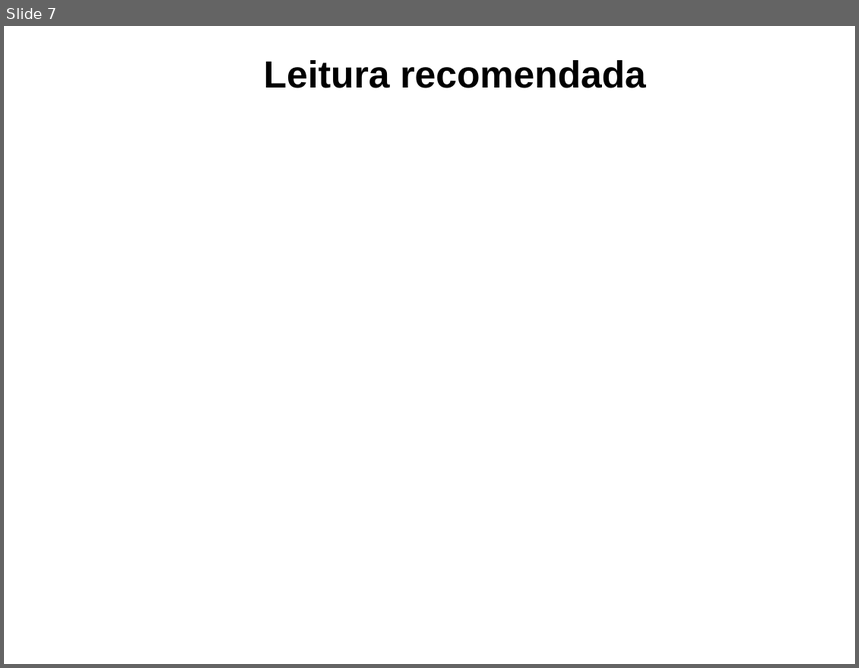
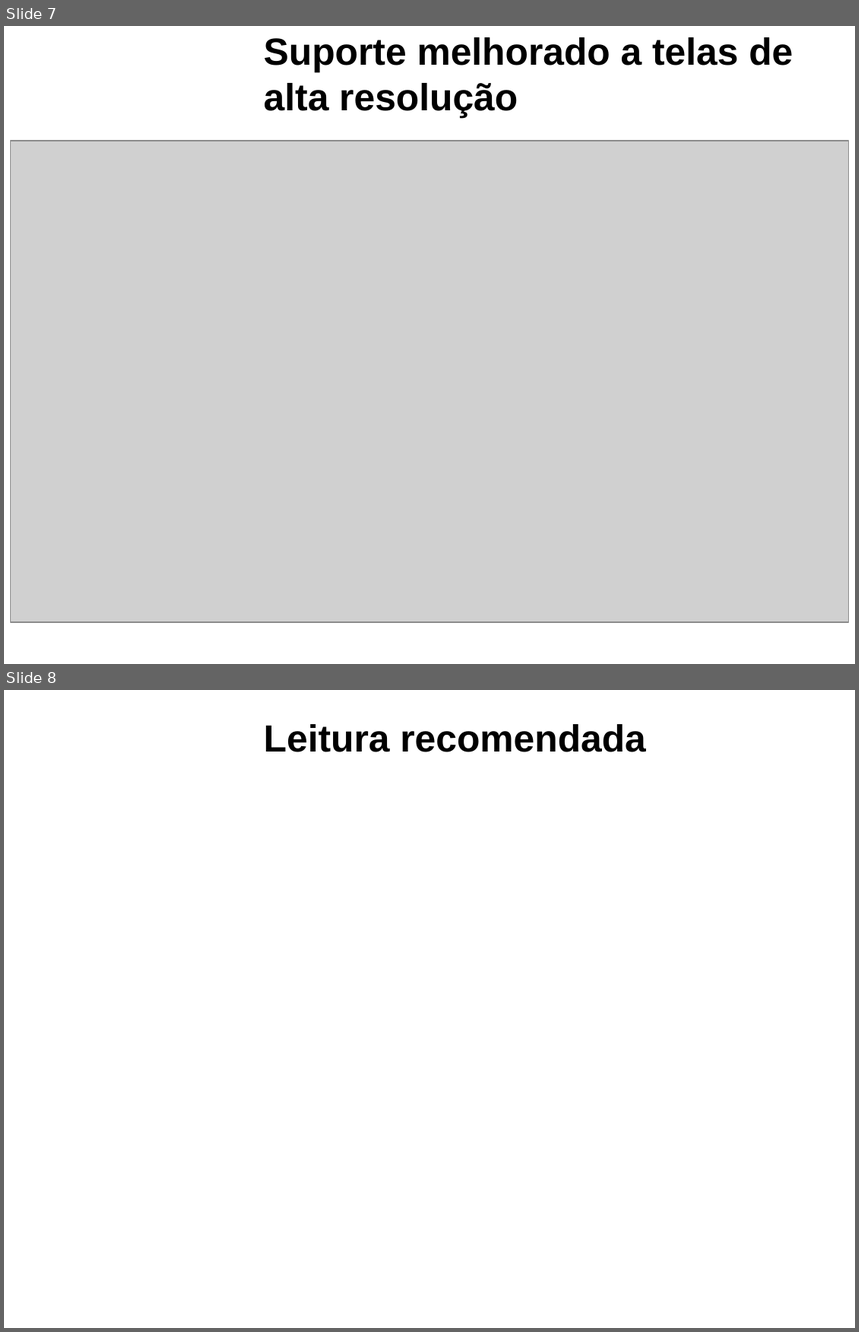
Before and after one commit to adorilson/MyTalks, a slide deck: gnome_3.12/gnome_3.12.odp. Shown one above the other, each under a label of ours: slide 7 before the commit, slides 7 and 8 after it. The pictures are 859x668 and 859x1332 pixels, drawn with LibreOffice and Linux fonts; fonts in the diff are those of the drawing; grey boxes stand for pictures; background and template pictures are left out. Boxes give left, top, right and bottom in pixels: in the first picture for what was removed or moved away, otherwise in the second. Text is boxed around its words. In the diff, an @@ line names an element or a change of style, - is before the commit and + after.

Commit message:
Slide 'Suporte melhorado a telas de alta resolucao'

```diff
--- a/gnome_3.12/gnome_3.12.odp
+++ b/gnome_3.12/gnome_3.12.odp
@@ slide 7 added at (x1=4, y1=26, x2=855, y2=664), background #FFFFFF @@
@@ title added at (x1=264, y1=37, x2=793, y2=118), 32 pt, text #000000, bold @@
+Suporte melhorado a telas de alta resolução
@@ picture added at (x1=10, y1=141, x2=848, y2=623) @@
@@ what was slide 7 is now slide 8 @@
```
